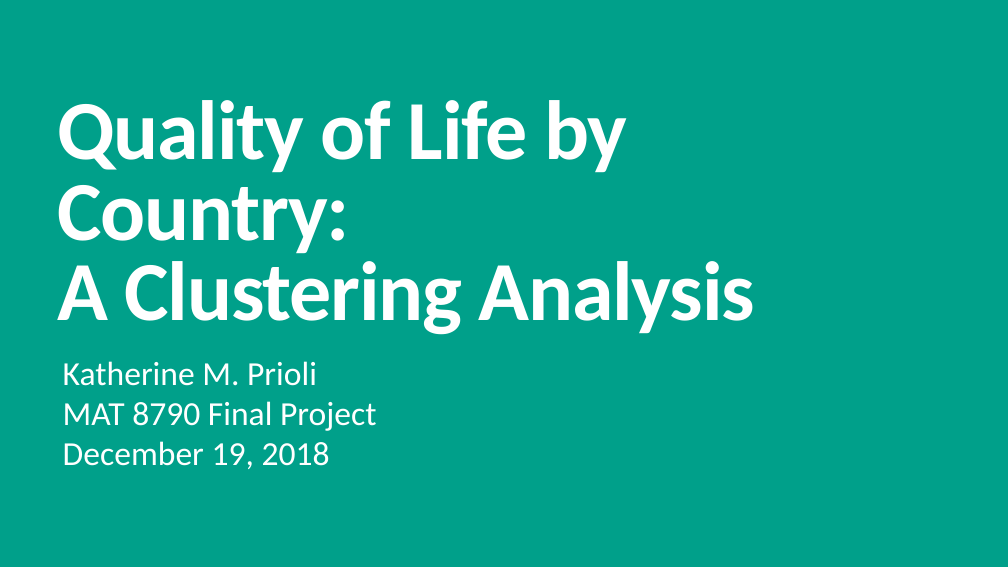
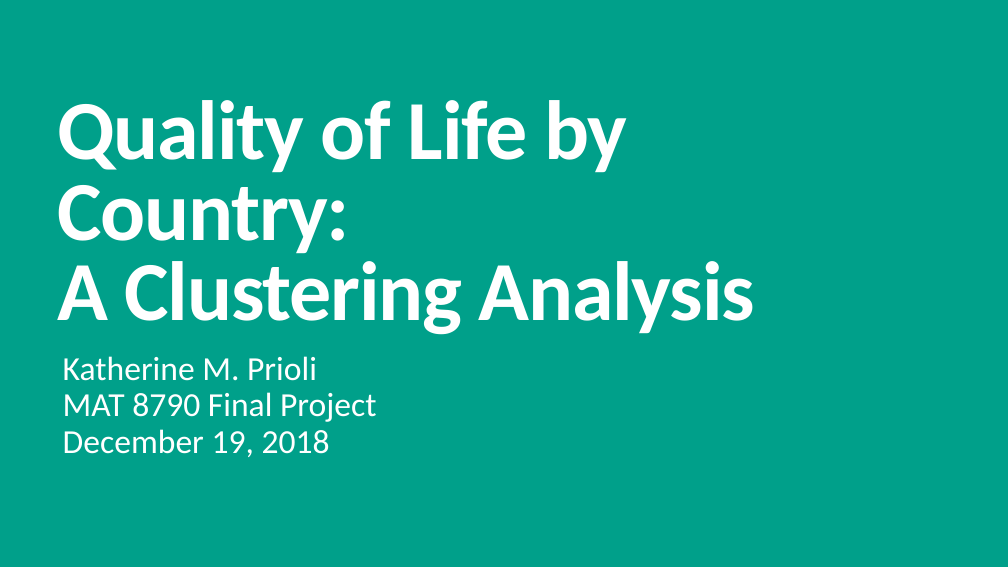
Before and after one commit to kmprioliPROF/MAT_8790_Final_Project, a slide deck: slide 1 of Prioli_Final_Proj.pptx. Drawn at 1008x567 pixels with LibreOffice and Linux fonts; fonts in the diff are those of the drawing. Boxes give left, top, right and bottom in pixels: in the first picture for what was removed or moved away, otherwise in the second. Text is boxed around its words. In the diff, an @@ line names an element or a change of style, - is before the commit and + after.

```diff
--- a/Prioli_Final_Proj.pptx
+++ b/Prioli_Final_Proj.pptx
@@ subtitle "Katherine M. Prioli" at box(63, 356, 376, 457): line spacing 1 to 0.9 @@
```
Also in this commit, not shown: 2 other slides changed.
